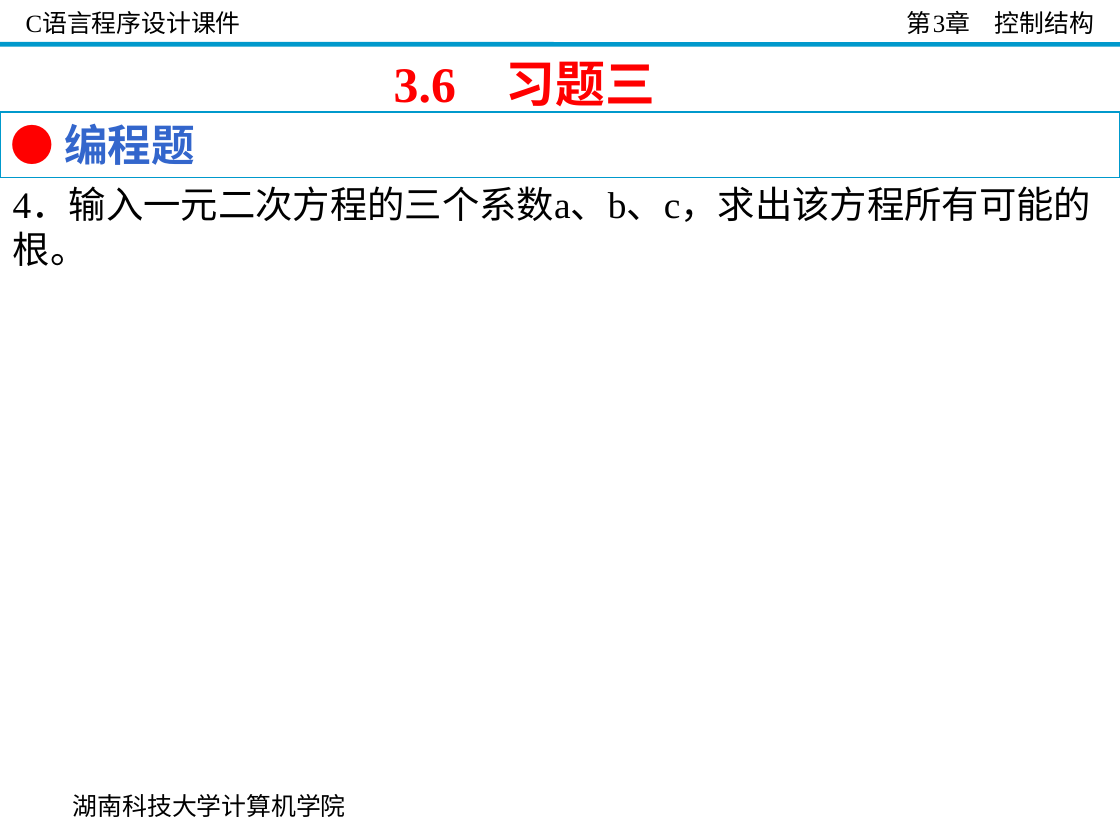
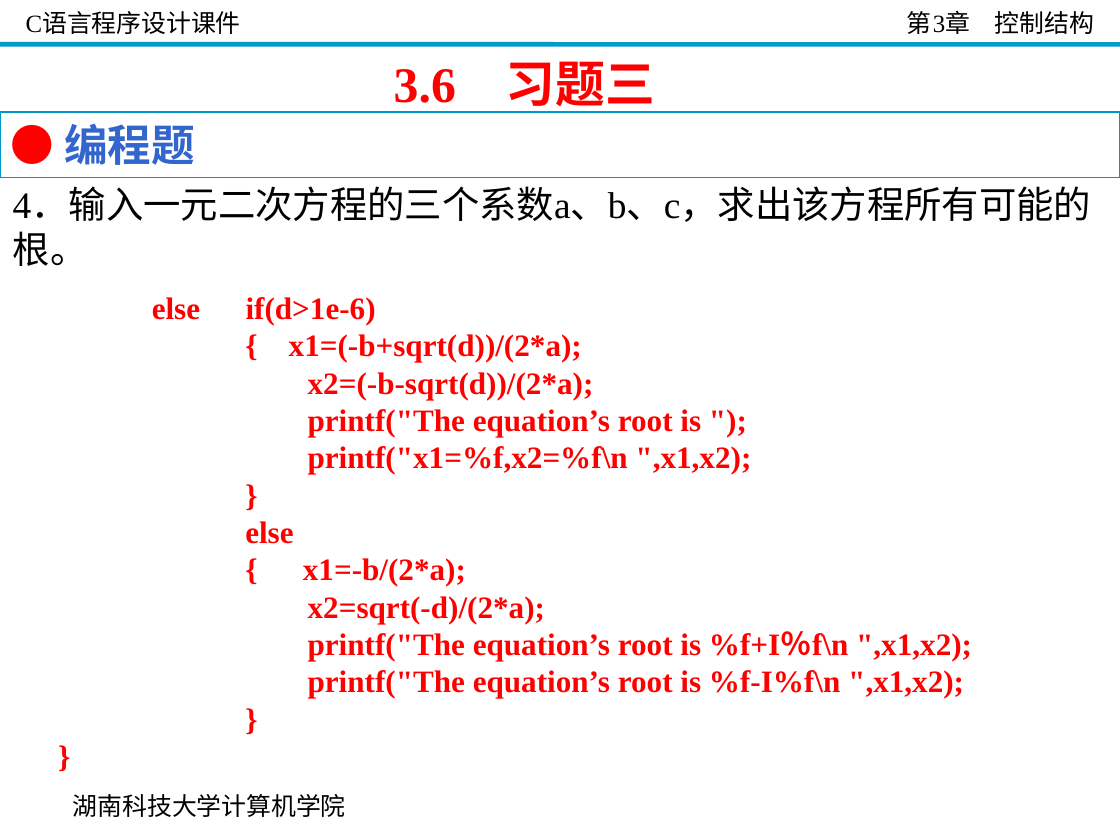
Before and after one commit to guoshengkang/guoshengkang.github.io, a slide deck: slide 82 of files/Slides_C_Programming/C语言程序设计__第3章.ppt. Drawn at 1120x840 pixels with LibreOffice and Linux fonts; fonts in the diff are those of the drawing; background and template pictures are left out. Boxes give left, top, right and bottom in pixels: in the first picture for what was removed or moved away, otherwise in the second. Text is boxed around its words. In the diff, an @@ line names an element or a change of style, - is before the commit and + after.

```diff
--- a/files/Slides_C_Programming/C语言程序设计__第3章.ppt
+++ b/files/Slides_C_Programming/C语言程序设计__第3章.ppt
@@ text added at bbox=[152, 297, 972, 698], 20 pt, text #FF0000, bold @@
+else if(d>1e-6)
+{ x1=(-b+sqrt(d))/(2*a);
+x2=(-b-sqrt(d))/(2*a);
+printf("The equation’s root is ");
+printf("x1=%f,x2=%f\n ",x1,x2);
+}
+else
+{ x1=-b/(2*a);
+x2=sqrt(-d)/(2*a);
+printf("The equation’s root is %f+I％f\n ",x1,x2);
+printf("The equation’s root is %f-I%f\n ",x1,x2);
+}
+}
```
Also in this commit, not shown: 55 other slides changed, 8 other files.
